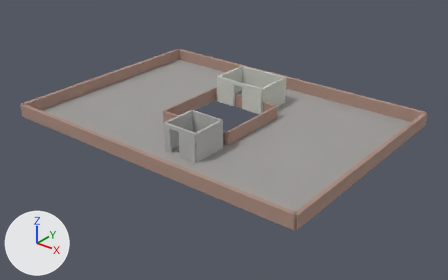
A saved change to the glTF model game/assets/building/roof.glb.
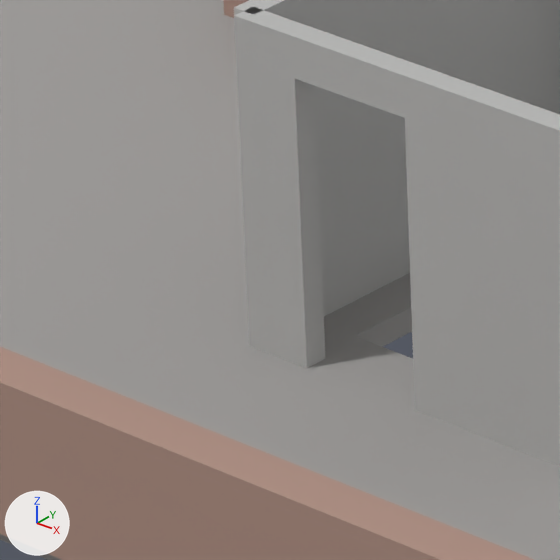
The first picture shows the older version from a 50 mm camera at (30.7, -38.0, 41.0) aimed at (1.0, -0.7, 17.9). The close-ups show the older and then the newer version on the part from 32% to 43% of the width and 43% to 61% of the height of that picture. Only the edits that show in the close-ups are written down. Arrows for +X, +Y and +Z are at lower left; the lights stay in place.

Names of what the first close-up shows: 'ROOF_slabs-col', 'ROOF_walls_brick-col', 'ROOF_walls_conc-col'.
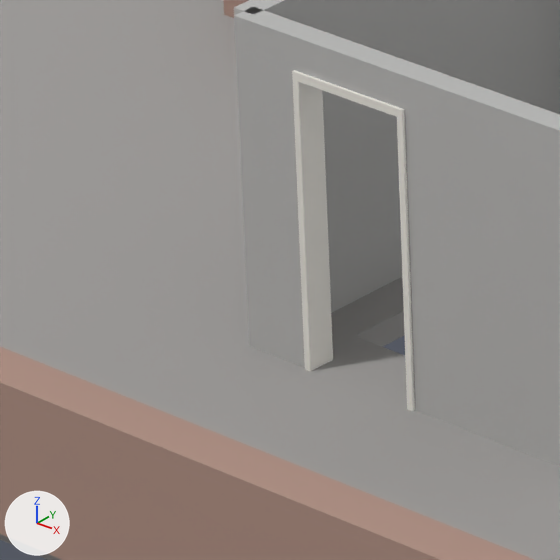
Where the change shows, as pixel boxes (x1, y1, x2, y2) in the close-ups (560 x 560 px):
'ROOF_trim', added: after (292, 70, 415, 411)

The change in detail:
Material 'M_trim' (mat_m_trim) is new.
Its base color is (0.85, 0.83, 0.77) (white #edebe3).
Its roughness is 0.45.
Mesh me_roof_trim is new.
It has 40 vertices, 72 faces and spans x -1.03..1.88, y -7.31..3.31, z 19.2..21.36.
It uses material mat_m_trim (white #edebe3).
Object 'ROOF_trim' (ob_roof_trim) is new; it shows me_roof_trim.
Its location is (0.0, 0.0, 0.0).
